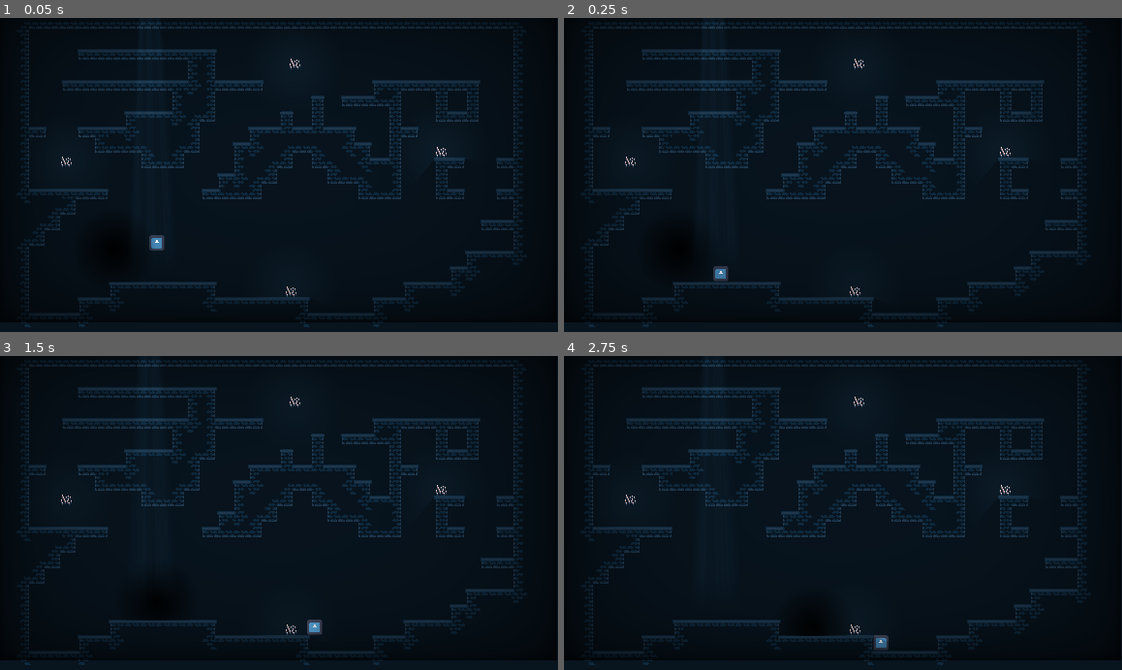
Above: before the commit, frames 1-4 (two rows, left to right).
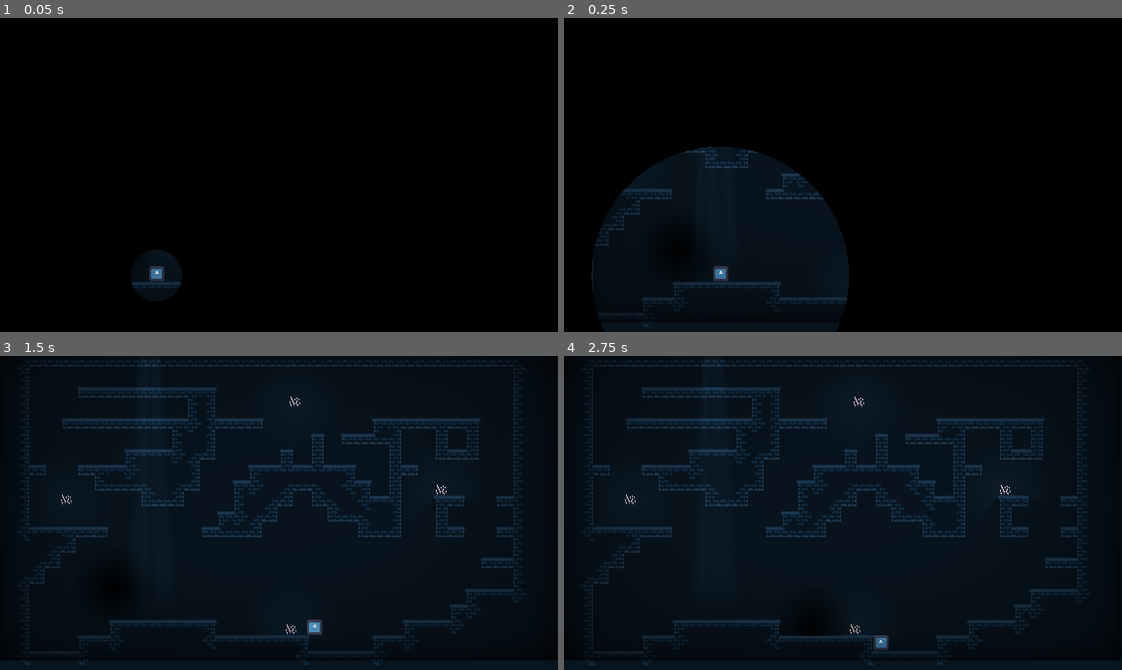
Above: after the commit, the same moments.

Repository: DerPW/godotwildjam74
Game: Godot game, scene res://scenes/main.tscn
Two runs of this game, one before a commit and one after it. Both use one fixed random seed, a clock stepped at 60 frames per second and the inputs below. The engine's default icon, where the game draws it, is replaced by a stand-in: a white triangle on a blue panel in a dark square.
Inputs:
- Up to frame 1 (0.05 s): no input
- Up to frame 2 (0.25 s): no input
- Up to frame 3 (1.5 s): tap Enter (ui_accept) at 0.5, 0.77 s; hold D (move_right) from 0.53 s (still down)
- Up to frame 4 (2.75 s): tap Enter (ui_accept) at 1.52 s; release D (move_right) at 2.03 s; hold A (move_left) from 2.03 s (still down)

The runs differ from the first frame. In frame 1, 61% of the frame differs, in the area x 0-100%, y 0-100%; in frame 2, 47%; in frame 3, less than 0.1%; in frame 4, nothing differs.

Commit message:
added unnecessary (but cool) scene transition for later !

Diff:
--- a/project.godot
+++ b/project.godot
@@ -19,6 +19,7 @@
 
 window/size/viewport_width=576
 window/size/viewport_height=324
+window/size/mode=2
 window/stretch/mode="viewport"
 
 [input]
--- a/scenes/main.tscn
+++ b/scenes/main.tscn
@@ -1,11 +1,13 @@
-[gd_scene load_steps=9 format=4 uid="uid://bf7qpamhcemoe"]
+[gd_scene load_steps=12 format=4 uid="uid://bf7qpamhcemoe"]
 
 [ext_resource type="TileSet" uid="uid://eid1v56ko2s7" path="res://assets/tilesets/walls_tileset.tres" id="1_n3m2q"]
 [ext_resource type="PackedScene" uid="uid://dco800ys3l5wy" path="res://scenes/god.tscn" id="2_cbnwu"]
 [ext_resource type="PackedScene" uid="uid://d01ty6yj1ons6" path="res://scenes/ghost.tscn" id="3_ssqcd"]
-[ext_resource type="PackedScene" path="res://scenes/candle.tscn" id="4_54mqe"]
+[ext_resource type="PackedScene" uid="uid://crokx0nfwsok0" path="res://scenes/candle.tscn" id="4_54mqe"]
 [ext_resource type="Shader" path="res://shader/vignette.gdshader" id="5_aa2x8"]
 [ext_resource type="Shader" path="res://shader/godrays.gdshader" id="6_jgib0"]
+[ext_resource type="Shader" path="res://shader/simeple_circle_transition.gdshader" id="7_hfkjt"]
+[ext_resource type="Script" path="res://scenes/transition_circle.gd" id="8_jc3wu"]
 
 [sub_resource type="ShaderMaterial" id="ShaderMaterial_vrexp"]
 shader = ExtResource("5_aa2x8")
@@ -29,6 +31,13 @@
 shader_parameter/hdr = true
 shader_parameter/seed = 5.0
 
+[sub_resource type="ShaderMaterial" id="ShaderMaterial_54kvi"]
+shader = ExtResource("7_hfkjt")
+shader_parameter/circle_size = 0.19
+shader_parameter/screen_width = 576.0
+shader_parameter/screen_height = 324.0
+shader_parameter/circle_position = Vector2(0.28, 0.82)
+
 [node name="Main" type="Node2D"]
 
 [node name="Background" type="TileMapLayer" parent="."]
@@ -42,7 +51,7 @@
 
 [node name="God" parent="." node_paths=PackedStringArray("follower") instance=ExtResource("2_cbnwu")]
 z_index = 1
-position = Vector2(162, 231)
+position = Vector2(162, 264)
 follower = NodePath("../Ghost")
 
 [node name="Ghost" parent="." instance=ExtResource("3_ssqcd")]
@@ -84,3 +93,13 @@
 offset_right = 193.0
 offset_bottom = 272.0
 color = Color(1, 1, 1, 0)
+
+[node name="TransitionCircle" type="ColorRect" parent="CanvasLayer"]
+material = SubResource("ShaderMaterial_54kvi")
+anchors_preset = 15
+anchor_right = 1.0
+anchor_bottom = 1.0
+grow_horizontal = 2
+grow_vertical = 2
+color = Color(0, 0, 0, 1)
+script = ExtResource("8_jc3wu")
--- /dev/null
+++ b/scenes/transition_circle.gd
@@ -0,0 +1,20 @@
+extends ColorRect
+
+@onready var shader: ShaderMaterial = self.material
+
+var lerp_start_size = 0.0
+var lerp_end_size = 2.0
+var lerp_duration = 1.0  # How long the lerp takes (in seconds)
+var elapsed_time = 0.0  # To track time
+
+# Called when the node enters the scene tree for the first time.
+func _ready() -> void:
+	shader.set_shader_parameter("circle_size", 0)
+
+
+# Called every frame. 'delta' is the elapsed time since the previous frame.
+func _process(delta: float) -> void:
+	elapsed_time += delta
+	var lerp_factor = clamp(elapsed_time / lerp_duration, 0.0, 1.0)
+	var new_circle_size = lerp(lerp_start_size, lerp_end_size, lerp_factor)
+	shader.set_shader_parameter("circle_size", new_circle_size)
--- a/scripts/ghost.gd
+++ b/scripts/ghost.gd
@@ -2,16 +2,9 @@
 
 extends Node2D
 
-# Called when the node enters the scene tree for the first time.
-func _ready() -> void:
-	pass # Replace with function body.
-
-
-# Called every frame. 'delta' is the elapsed time since the previous frame.
-func _process(delta: float) -> void:
-	pass
-
+signal catched_player
 
 func _on_area_2d_body_entered(body: Node2D) -> void:
 	if body is not Player: return
 	print("touched player")
+	catched_player.emit()
--- /dev/null
+++ b/shader/simeple_circle_transition.gdshader
@@ -0,0 +1,31 @@
+shader_type canvas_item;
+render_mode unshaded;
+
+uniform float circle_size : hint_range(0.0, 2);
+uniform float screen_width;
+uniform float screen_height;
+uniform vec2 circle_position = vec2(0.5, 0.5);
+
+void fragment() {
+	float ratio = screen_width / screen_height;
+	vec2 adjusted_uv = vec2(mix(circle_position.x, UV.x, ratio), UV.y);
+
+	// Calculate the distances to the edges of the screen
+    float dist_left = circle_position.x;
+    float dist_right = 1.0 - circle_position.x;
+    float dist_top = circle_position.y;
+    float dist_bottom = 1.0 - circle_position.y;
+
+    // Find the minimum distance to any edge
+    float min_dist = min(min(dist_left, dist_right), min(dist_top, dist_bottom));
+
+	// Find the maximum distance to any edge (this will define the maximum size of the circle)
+    float max_dist = max(max(dist_left, dist_right), max(dist_top, dist_bottom));
+
+	// Use circle_size as a scaling factor (1.0 means circle exactly fills the screen)
+    float scaled_size = max_dist * circle_size;
+
+
+	float dist = distance(circle_position, adjusted_uv);
+	COLOR.a = step(scaled_size, dist);
+}
